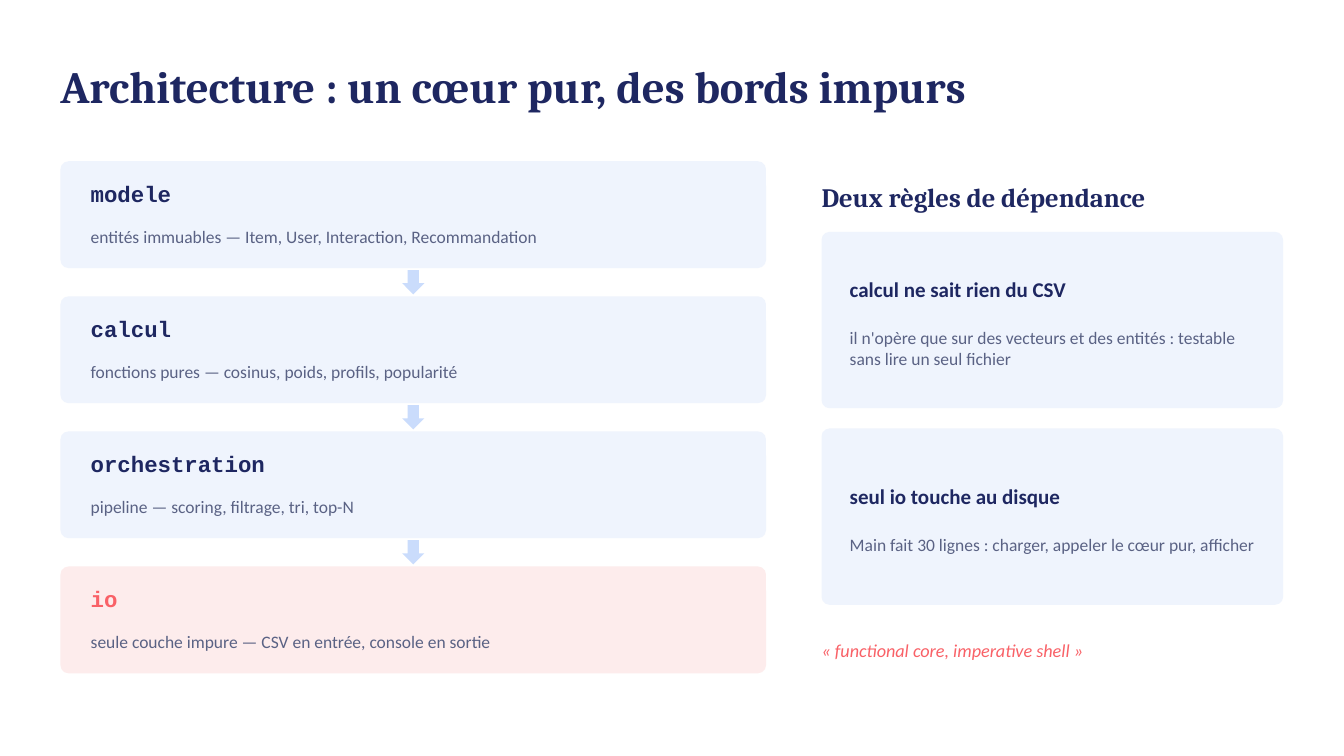
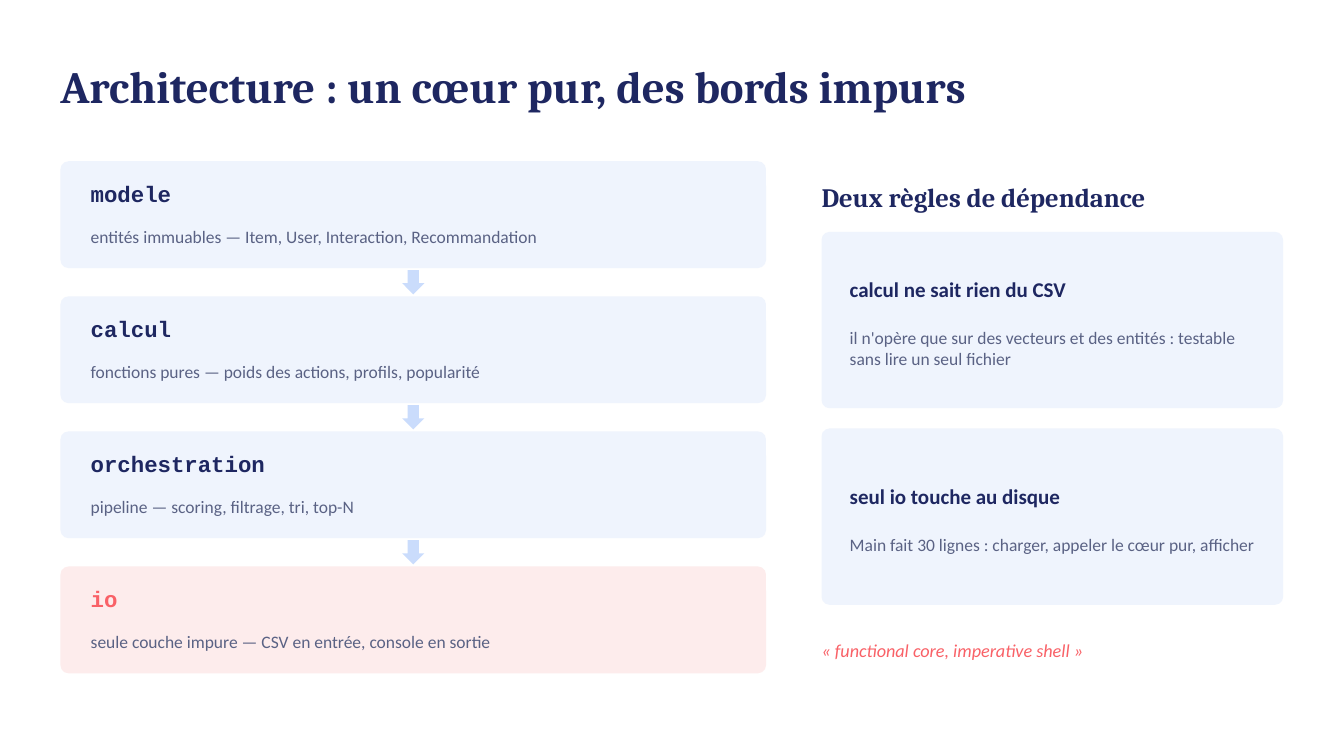
Before and after one commit to afthegamer/sujet2-moteur-recommandation, a slide deck: slide 4 of SOUTENANCE.pptx. Drawn at 1344x756 pixels with LibreOffice and Linux fonts; fonts in the diff are those of the drawing. Boxes give left, top, right and bottom in pixels: in the first picture for what was removed or moved away, otherwise in the second. Text is boxed around its words. In the diff, an @@ line names an element or a change of style, - is before the commit and + after.

```diff
--- a/SOUTENANCE.pptx
+++ b/SOUTENANCE.pptx
@@ text at [91,366,480,381]: text changed @@
-fonctions pures — cosinus, poids, profils, popularité
+fonctions pures — poids des actions, profils, popularité
```
Also in this commit, not shown: 4 other slides changed.
